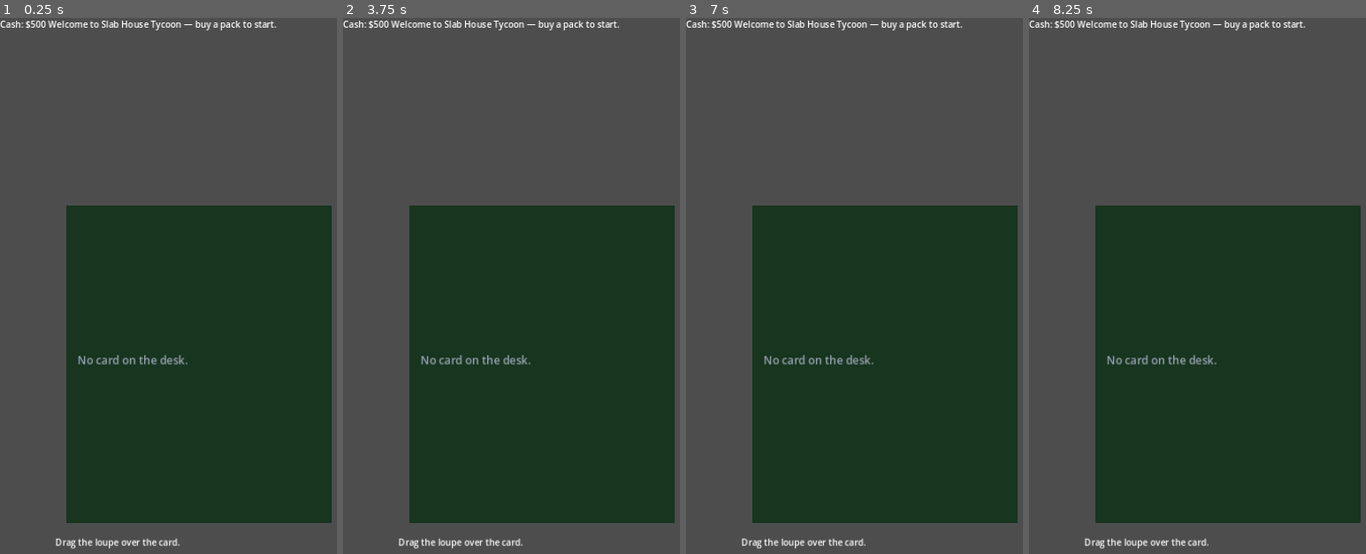
Above: before the commit, frames 1-4 (left to right).
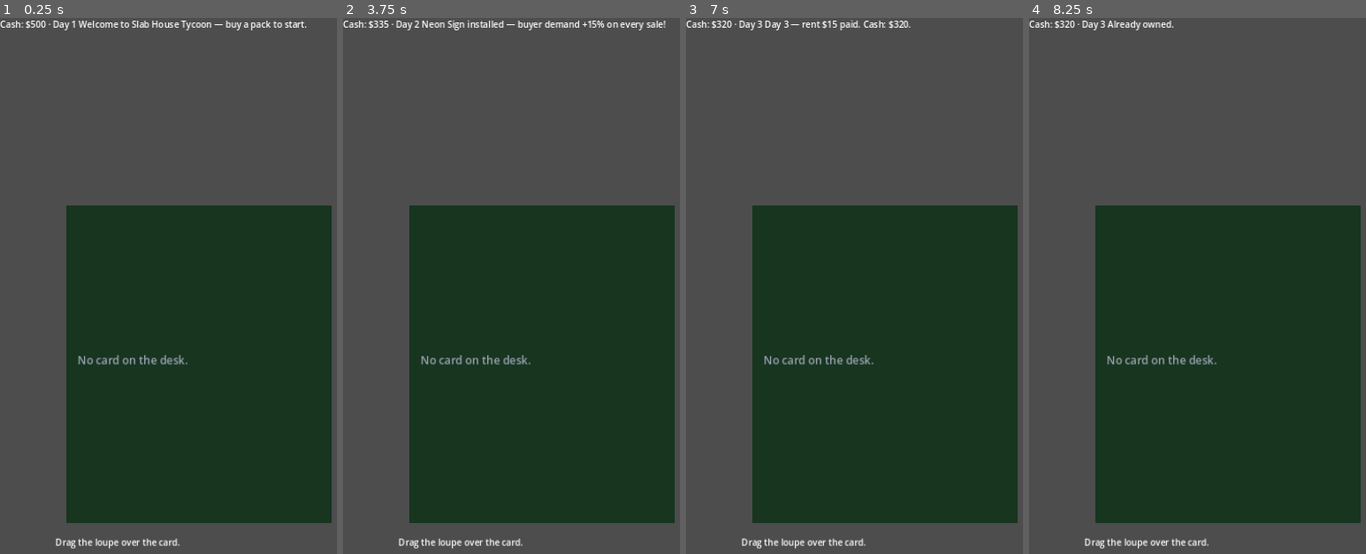
Above: after the commit, the same moments.

Repository: workinmanstrokes/slab-house-tycoon
Game: Godot game, scene res://main.tscn
The game is run twice, just before and just after one commit, with the same random seed, the same clock (stepped at 60 frames per second) and the same inputs.
Inputs (mouse positions are in pixels of both pictures, inside the frame that each line leads up to):
- Up to frame 1 (0.25 s): no input
- Up to frame 2 (3.75 s): tap Enter at 0.5, 2, 3.5 s; drag from (541, 366) to (582, 216) at 0.52 s; tap Space at 1.25, 2.75 s; drag from (460, 409) to (521, 511) at 1.27 s; move the mouse to (582, 216) at 2.02 s; tap H at 2.1 s; tap E at 2.3 s; drag from (521, 511) to (423, 264) at 2.77 s; move the mouse to (659, 478) at 3.52 s; hold A from 3.53 s (still down); tap N at 3.6 s
- Up to frame 3 (7 s): tap Space at 3.77, 3.8, 4.07, 4.25, 6.77 s; release A at 4.25 s; drag from (766, 264) to (824, 194) at 4.27 s; move the mouse to (905, 371) at 5.02 s; hold S 5.03-5.75 s; tap G at 5.1 s; click (905, 371) at 5.17 s; tap P at 5.3 s; drag from (824, 194) to (803, 409) at 5.77 s; move the mouse to (972, 334) at 6.52 s; tap H at 6.6 s; tap E at 6.8 s
- Up to frame 4 (8.25 s): tap Space at 7.07 s; drag from (1146, 409) to (1207, 511) at 7.27 s; move the mouse to (1268, 216) at 8.02 s; hold S from 8.03 s (still down); tap N at 8.1 s

The runs differ from the first frame. In frame 1, 0.6% of the frame differs, in the area x 14-92%, y 0-3%; in frame 2, 0.7%, in the area x 9-96%, y 0-3%; in frame 3, 0.6%; in frame 4, 0.5%.

Commit message:
Tester update (VEX 2.8/10): finish inspection first, transparent grading preview, slabs-only auction, tycoon layer + save, PC controls
- Grading locked until all 4 desk metrics inspected; preview_grading() shows fee, grade range and slab-value range before paying (exact at 4/4)
- Fixed-offer raw sale closes the buy -> inspect -> grade-or-sell loop; auction now takes graded slabs only, bidder caps scale with slab value and rarity demand
- New Tycoon: day progression, $15/day rent, Neon Sign upgrade ($150, +15% buyer demand), save/load with auto-save after every money move
- PC keyboard controls locked first (G/P/S/A/H/Space/E/N); docs/controls.md records the one-device mobile touch pass as not yet run
- README: economy table, controls, and release plan (single-player vs AI bidders, paid one-time, parody IP, discoverability note vs Roblox House Tycoon)

Diff:
--- a/scripts/auction.gd
+++ b/scripts/auction.gd
@@ -1,9 +1,12 @@
 class_name Auction
 extends Node
-## Single-player Whatnot-style live auction.
+## Single-player Whatnot-style live auction — for graded slabs only.
 ## 15-second countdown, Hype Chat button boosts bidder momentum,
 ## three AI bidders with distinct behaviour, manual Gavel Slam.
 ## A bid in the final 3 seconds adds 2 seconds (max 2 extensions).
+## Bids respond to the card: bidder caps scale with the slab's value
+## (rarity + grade) and with a rarity-demand factor, so a Secret 10
+## draws far bigger jumps than a Common 7.
 
 signal ticked(time_left: float, bid: int, leader: String)
 signal chat_line(who: String, text: String)
@@ -12,9 +15,12 @@
 const DURATION := 15.0
 const BIDDER_CAPS := {"whale": 2.5, "snipe": 1.8, "bargain": 1.2}
 const BIDDER_NAMES := {"whale": "Whale 🐋", "snipe": "SnipeBot 🤖", "bargain": "BargainHunter 🤑"}
+## How much extra heat each rarity draws from bidders, on top of value.
+const RARITY_DEMAND := {"common": 1.0, "uncommon": 1.1, "rare": 1.25, "ultra": 1.5, "secret": 2.0}
 
 var card: CardData = null
 var value: int = 0
+var demand: float = 1.0
 var time_left: float = DURATION
 var bid: int = 0
 var leader: String = ""
@@ -25,9 +31,17 @@
 var final_bid: int = 0
 var _timer: float = 0.0
 
-func start_auction(c: CardData) -> void:
+## Opens the auction. Returns {ok, reason}. Raw cards are refused:
+## the auction is the payoff for graded slabs, and a raw card already
+## has its fixed-offer sale (Economy.fixed_offer).
+func start_auction(c: CardData) -> Dictionary:
+	if c == null:
+		return {"ok": false, "reason": "No card on the desk."}
+	if not c.graded:
+		return {"ok": false, "reason": "Auctions are for graded slabs — grade the card first, or sell it raw for the fixed offer."}
 	card = c
 	value = c.value()
+	demand = RARITY_DEMAND.get(c.rarity, 1.0)
 	bid = maxi(1, int(round(value * 0.5)))
 	time_left = DURATION
 	leader = ""
@@ -37,6 +51,7 @@
 	winner = ""
 	final_bid = 0
 	chat_line.emit("📢", "Auction open for %s — starting at $%d!" % [c.card_name, bid])
+	return {"ok": true}
 
 func hype_chat() -> void:
 	if over:
@@ -52,7 +67,7 @@
 		_finish()
 
 func _try_bid(bidder: String, pct: float) -> bool:
-	var cap: int = int(round(value * BIDDER_CAPS[bidder]))
+	var cap: int = int(round(value * BIDDER_CAPS[bidder] * demand))
 	var next_bid: int = bid + maxi(1, int(round(bid * pct)))
 	if next_bid > cap:
 		return false
--- a/scripts/economy.gd
+++ b/scripts/economy.gd
@@ -11,6 +11,9 @@
 var cash: int = START_CASH
 var inventory: Array[CardData] = []
 var stats := {"packs": 0, "graded": 0, "sold": 0, "auctions": 0, "earned": 0}
+## Buyer-demand multiplier from shop upgrades (Tycoon: Neon Sign = 1.15).
+## Applies to every cash sale — raw, slab, and fixed offers.
+var demand_mult: float = 1.0
 
 func buy_pack(set_key: String) -> Dictionary:
 	if not CardData.SETS.has(set_key):
@@ -39,18 +42,44 @@
 			inventory_changed.emit()
 			return
 
+## Standing fixed cash offer for a raw card — the placeholder sale that
+## closes the buy -> inspect -> grade-or-sell loop even before the
+## auction is reached. A graded slab never sells raw; sell it as a slab.
+func fixed_offer(uid: int) -> Dictionary:
+	var card := find_card(uid)
+	if card == null:
+		return {"ok": false, "reason": "Card not found."}
+	if card.graded:
+		return {"ok": false, "reason": "Already slabbed — sell it as a slab instead."}
+	var amount: int = maxi(1, int(round(card.base_value * demand_mult)))
+	return {"ok": true, "amount": amount}
+
 func raw_sell(uid: int) -> Dictionary:
 	var card := find_card(uid)
 	if card == null:
 		return {"ok": false, "reason": "Card not found."}
 	if card.graded:
 		return {"ok": false, "reason": "Already slabbed — sell it as a slab instead."}
-	cash += card.base_value
+	var amount: int = maxi(1, int(round(card.base_value * demand_mult)))
+	cash += amount
 	stats["sold"] += 1
-	stats["earned"] += card.base_value
+	stats["earned"] += amount
 	remove_card(uid)
 	cash_changed.emit(cash)
-	return {"ok": true, "amount": card.base_value}
+	return {"ok": true, "amount": amount}
+
+## What grading will cost and what it will return, BEFORE the player
+## pays. `inspected` is the desk's inspected dictionary; unrevealed
+## metrics widen the grade/value range, a full inspection pins it exact.
+func grading_preview(uid: int, inspected: Dictionary) -> Dictionary:
+	var card := find_card(uid)
+	if card == null:
+		return {"ok": false, "reason": "Card not found."}
+	if card.graded:
+		return {"ok": false, "reason": "Already graded."}
+	var preview: Dictionary = Grading.preview_grading(card, inspected)
+	preview["ok"] = true
+	return preview
 
 func submit_grading(uid: int) -> Dictionary:
 	var card := find_card(uid)
@@ -71,7 +100,7 @@
 	var card := find_card(uid)
 	if card == null:
 		return {"ok": false, "reason": "Card not found."}
-	var amount: int = card.value()
+	var amount: int = maxi(1, int(round(card.value() * demand_mult)))
 	cash += amount
 	stats["sold"] += 1
 	stats["earned"] += amount
--- a/scripts/grading.gd
+++ b/scripts/grading.gd
@@ -23,6 +23,44 @@
 static func surface_score(card: CardData) -> float:
 	return maxf(1.0, 10.0 - 2.0 * card.surface_lines)
 
+## Transparent grading preview — shown BEFORE the player pays.
+## Returns {fee, grade_min, grade_max, value_min, value_max,
+## fully_inspected}. A metric already revealed at the desk pins its real
+## sub-score; an unrevealed metric can still be anything (1.0..10.0), so
+## it widens the range. Once all 4 metrics are inspected the range
+## collapses to the exact grade — the player always knows the outcome
+## before paying the fee. Same weights as grade_card(), so the preview
+## can never disagree with the result.
+static func preview_grading(card: CardData, inspected: Dictionary) -> Dictionary:
+	var subs := {
+		"centering": centering_score(card),
+		"corners": corners_score(card),
+		"edges": edges_score(card),
+		"surface": surface_score(card),
+	}
+	var weights := {"centering": 0.30, "corners": 0.25, "edges": 0.20, "surface": 0.25}
+	var low := 0.0
+	var high := 0.0
+	for k in subs:
+		if inspected.get(k, false):
+			low += weights[k] * subs[k]
+			high += weights[k] * subs[k]
+		else:
+			low += weights[k] * 1.0
+			high += weights[k] * 10.0
+	var grade_min: int = clampi(int(round(low)), 1, 10)
+	var grade_max: int = clampi(int(round(high)), 1, 10)
+	var value_min: int = maxi(1, int(round(card.base_value * GRADE_MULT[grade_min])))
+	var value_max: int = maxi(1, int(round(card.base_value * GRADE_MULT[grade_max])))
+	return {
+		"fee": FEE,
+		"grade_min": grade_min,
+		"grade_max": grade_max,
+		"value_min": value_min,
+		"value_max": value_max,
+		"fully_inspected": grade_min == grade_max,
+	}
+
 ## Returns {grade, subs, mult, value}. Also stamps the card as graded.
 static func grade_card(card: CardData) -> Dictionary:
 	var c := centering_score(card)
--- a/scripts/main.gd
+++ b/scripts/main.gd
@@ -3,7 +3,21 @@
 ## Entry point / screen glue for the Godot version.
 ## The full playable implementation lives in the web build
 ## (index.html); this wires the same systems together in Godot:
-## Economy (packs/selling/grading) + InspectionDesk + Auction.
+## Economy (packs/selling/grading) + InspectionDesk + Auction + Tycoon
+## (days, rent, Neon Sign upgrade, save/load).
+##
+## The loop, in order — nothing is skippable:
+##   1. Buy a pack, pull a card, put it on the desk.
+##   2. Inspect all 4 metrics (centering / corners / edges / surface).
+##      Grading stays locked until 4/4 — the inspection result decides
+##      whether the card is worth grading at all.
+##   3. Preview grading (P): fee + grade range + slab value range,
+##      exact once fully inspected. Then grade (G) or sell raw (S)
+##      for the standing fixed offer.
+##   4. Graded slabs go to the live auction (A); raw cards cannot.
+##   5. End the day (E): $15 rent, then the day ticks. Save is
+##      automatic after every money move.
+## PC controls are in docs/controls.md.
 
 @onready var economy: Economy = $Economy
 @onready var auction: Auction = $Auction
@@ -12,17 +26,59 @@
 @onready var message_label: Label = $UI/TopBar/MessageLabel
 @onready var desk_status: Label = $DeskPanel/DeskStatus
 
+var tycoon: Tycoon = null
+
 func _ready() -> void:
+	tycoon = Tycoon.new()
+	add_child(tycoon)
+	tycoon.day_changed.connect(_on_day_changed)
 	economy.cash_changed.connect(_on_cash_changed)
 	desk.metric_revealed.connect(_on_metric_revealed)
 	desk.all_inspected.connect(_on_all_inspected)
 	auction.chat_line.connect(_on_auction_chat)
 	auction.finished.connect(_on_auction_finished)
+	var loaded: Dictionary = tycoon.load_game(economy)
+	if loaded["ok"]:
+		message_label.text = "Save loaded — Day %d, %d cards in the shop." % [loaded["day"], loaded["cards"]]
+	else:
+		message_label.text = "Welcome to Slab House Tycoon — buy a pack to start."
 	_on_cash_changed(economy.cash)
-	message_label.text = "Welcome to Slab House Tycoon — buy a pack to start."
+
+func _save() -> void:
+	if tycoon != null:
+		tycoon.save_game(economy)
+
+## PC controls (locked first — see docs/controls.md).
+## G grade · P grading preview · S sell raw · A auction · H hype ·
+## Space gavel · E end day · N buy Neon Sign.
+func _unhandled_input(event: InputEvent) -> void:
+	if event is InputEventKey and event.pressed and not event.echo:
+		match event.keycode:
+			KEY_G:
+				_on_submit_grading_pressed()
+			KEY_P:
+				_on_preview_grading_pressed()
+			KEY_S:
+				_on_raw_sell_pressed()
+			KEY_A:
+				_on_start_auction_pressed()
+			KEY_H:
+				_on_hype_pressed()
+			KEY_SPACE:
+				_on_gavel_pressed()
+			KEY_E:
+				_on_end_day_pressed()
+			KEY_N:
+				_on_buy_neon_sign_pressed()
 
 func _on_cash_changed(new_cash: int) -> void:
-	cash_label.text = "Cash: $%d" % new_cash
+	if tycoon != null:
+		cash_label.text = "Cash: $%d · Day %d" % [new_cash, tycoon.day]
+	else:
+		cash_label.text = "Cash: $%d" % new_cash
+
+func _on_day_changed(_new_day: int) -> void:
+	_on_cash_changed(economy.cash)
 
 func _on_metric_revealed(metric: String) -> void:
 	desk_status.text = "Revealed: %s (%d/4 metrics)" % [metric, desk.inspected_count()]
@@ -30,7 +86,7 @@
 		desk_status.text += " — grading unlocked!"
 
 func _on_all_inspected() -> void:
-	message_label.text = "All 4 metrics inspected — submit for grading!"
+	message_label.text = "All 4 metrics inspected — press P to preview grading, G to submit!"
 
 func _on_auction_chat(who: String, text: String) -> void:
 	print("[auction] %s: %s" % [who, text])
@@ -45,6 +101,7 @@
 		message_label.text = "SOLD to %s for $%d!" % [Auction.BIDDER_NAMES[winner], final_bid]
 	else:
 		message_label.text = "Auction ended with no bids — card returned."
+	_save()
 
 # --- UI button hooks (connect in the editor or from _ready) ---
 func _on_buy_pack_pressed(set_key: String) -> void:
@@ -53,16 +110,33 @@
 		message_label.text = "Opened a pack — %d cards pulled!" % (r["cards"] as Array).size()
 		if not (r["cards"] as Array).is_empty():
 			desk.set_card((r["cards"] as Array)[0])
+		_save()
 	else:
 		message_label.text = r["reason"]
 
+func _on_preview_grading_pressed() -> void:
+	if desk.card == null:
+		return
+	var p: Dictionary = economy.grading_preview(desk.card.uid, desk.inspected)
+	if not p["ok"]:
+		message_label.text = p["reason"]
+		return
+	if p["fully_inspected"]:
+		message_label.text = "Grading preview: $%d fee — grade %d exactly, slab worth $%d." % [p["fee"], p["grade_min"], p["value_min"]]
+	else:
+		message_label.text = "Grading preview: $%d fee — grade %d–%d, slab worth $%d–$%d. Inspect all 4 metrics to pin it." % [p["fee"], p["grade_min"], p["grade_max"], p["value_min"], p["value_max"]]
+
 func _on_submit_grading_pressed() -> void:
 	if desk.card == null:
+		return
+	if desk.inspected_count() < 4:
+		message_label.text = "Finish inspection first: %d/4 metrics — grading unlocks at 4/4." % desk.inspected_count()
 		return
 	var r: Dictionary = economy.submit_grading(desk.card.uid)
 	if r["ok"]:
 		var res: Dictionary = r["result"]
 		message_label.text = "Slabbed! Grade %d (%.1fx) — worth $%d" % [res["grade"], res["mult"], res["value"]]
+		_save()
 	else:
 		message_label.text = r["reason"]
 
@@ -71,15 +145,40 @@
 		return
 	var r: Dictionary = economy.raw_sell(desk.card.uid)
 	message_label.text = "Sold raw for $%d." % r["amount"] if r["ok"] else r["reason"]
+	if r["ok"]:
+		_save()
 
 func _on_start_auction_pressed() -> void:
 	if desk.card == null:
 		return
-	auction.start_auction(desk.card)
-	message_label.text = "Auction live for %s!" % desk.card.card_name
+	var r: Dictionary = auction.start_auction(desk.card)
+	if r["ok"]:
+		message_label.text = "Auction live for %s!" % desk.card.card_name
+	else:
+		message_label.text = r["reason"]
 
 func _on_hype_pressed() -> void:
+	if auction.card == null or auction.over:
+		return
 	auction.hype_chat()
 
 func _on_gavel_pressed() -> void:
+	if auction.card == null or auction.over:
+		return
 	auction.gavel_slam()
+
+func _on_end_day_pressed() -> void:
+	var r: Dictionary = tycoon.end_day(economy)
+	if r["shortfall"] > 0:
+		message_label.text = "Day %d — rent $%d due, paid $%d ($%d short). Cash: $%d." % [r["day"], r["rent_due"], r["rent_paid"], r["shortfall"], r["cash"]]
+	else:
+		message_label.text = "Day %d — rent $%d paid. Cash: $%d." % [r["day"], r["rent_due"], r["cash"]]
+	_save()
+
+func _on_buy_neon_sign_pressed() -> void:
+	var r: Dictionary = tycoon.buy_upgrade(economy, "neon_sign")
+	if r["ok"]:
+		message_label.text = "Neon Sign installed — buyer demand +15% on every sale!"
+		_save()
+	else:
+		message_label.text = r["reason"]
--- /dev/null
+++ b/scripts/tycoon.gd
@@ -0,0 +1,147 @@
+class_name Tycoon
+extends Node
+## Minimum tycoon layer for the Godot build: day progression, daily
+## rent, one shop upgrade, and save/load. The web build already has the
+## fuller upgrade list (lamp, calipers, prep station, bulk account, VIP
+## slots); this is the Godot parity slice — one upgrade that visibly
+## changes buyer demand, plus the daily cost that makes cash matter.
+## Main creates this node in _ready; no scene edit is needed.
+
+signal day_changed(new_day: int)
+signal upgrade_bought(upgrade_key: String)
+
+const SAVE_PATH := "user://slab-house-save.json"
+const RENT_PER_DAY := 15
+
+const UPGRADES := {
+	"neon_sign": {
+		"name": "Neon Sign",
+		"cost": 150,
+		"desc": "+15% buyer demand: raw sales, slab sales and fixed offers pay more.",
+	},
+}
+
+var day: int = 1
+var owned_upgrades: Array[String] = []
+
+func demand_mult() -> float:
+	return 1.15 if owned_upgrades.has("neon_sign") else 1.0
+
+func buy_upgrade(economy: Economy, key: String) -> Dictionary:
+	if not UPGRADES.has(key):
+		return {"ok": false, "reason": "Unknown upgrade."}
+	if owned_upgrades.has(key):
+		return {"ok": false, "reason": "Already owned."}
+	var cost: int = UPGRADES[key]["cost"]
+	if economy.cash < cost:
+		return {"ok": false, "reason": "Need $%d for the %s." % [cost, UPGRADES[key]["name"]]}
+	economy.cash -= cost
+	economy.cash_changed.emit(economy.cash)
+	owned_upgrades.append(key)
+	economy.demand_mult = demand_mult()
+	upgrade_bought.emit(key)
+	return {"ok": true, "name": UPGRADES[key]["name"], "cost": cost}
+
+## Ends the day: rent comes out of cash (never below $0 — the unpaid
+## remainder is reported as a shortfall, not hidden), then the day ticks.
+func end_day(economy: Economy) -> Dictionary:
+	var paid: int = mini(RENT_PER_DAY, economy.cash)
+	economy.cash -= paid
+	economy.cash_changed.emit(economy.cash)
+	day += 1
+	day_changed.emit(day)
+	return {
+		"ok": true,
+		"rent_due": RENT_PER_DAY,
+		"rent_paid": paid,
+		"shortfall": RENT_PER_DAY - paid,
+		"day": day,
+		"cash": economy.cash,
+	}
+
+func save_game(economy: Economy) -> Dictionary:
+	var cards: Array = []
+	for c in economy.inventory:
+		cards.append(_card_to_dict(c))
+	var data := {
+		"version": 1,
+		"cash": economy.cash,
+		"day": day,
+		"upgrades": owned_upgrades,
+		"stats": economy.stats,
+		"cards": cards,
+	}
+	var f := FileAccess.open(SAVE_PATH, FileAccess.WRITE)
+	if f == null:
+		return {"ok": false, "reason": "Could not open the save file."}
+	f.store_string(JSON.stringify(data))
+	return {"ok": true}
+
+func load_game(economy: Economy) -> Dictionary:
+	if not FileAccess.file_exists(SAVE_PATH):
+		return {"ok": false, "reason": "No save found."}
+	var f := FileAccess.open(SAVE_PATH, FileAccess.READ)
+	if f == null:
+		return {"ok": false, "reason": "Could not open the save file."}
+	var parsed: Variant = JSON.parse_string(f.get_as_text())
+	if parsed == null or not (parsed is Dictionary):
+		return {"ok": false, "reason": "Save file is corrupt."}
+	var data: Dictionary = parsed
+	economy.cash = int(data.get("cash", Economy.START_CASH))
+	day = int(data.get("day", 1))
+	owned_upgrades.clear()
+	for u in data.get("upgrades", []):
+		owned_upgrades.append(String(u))
+	economy.demand_mult = demand_mult()
+	var saved_stats: Dictionary = data.get("stats", {})
+	for k in saved_stats:
+		if economy.stats.has(k):
+			economy.stats[k] = int(saved_stats[k])
+	economy.inventory.clear()
+	var max_uid := 0
+	for d in data.get("cards", []):
+		var c := _dict_to_card(d)
+		economy.inventory.append(c)
+		max_uid = maxi(max_uid, c.uid)
+	CardData._next_uid = max_uid + 1
+	economy.cash_changed.emit(economy.cash)
+	economy.inventory_changed.emit()
+	day_changed.emit(day)
+	return {"ok": true, "day": day, "cards": economy.inventory.size()}
+
+func _card_to_dict(c: CardData) -> Dictionary:
+	return {
+		"uid": c.uid, "set_key": c.set_key, "set_name": c.set_name,
+		"card_name": c.card_name, "title": c.title, "rarity": c.rarity,
+		"art": c.art, "base_value": c.base_value,
+		"centering_lr": c.centering_lr, "centering_tb": c.centering_tb,
+		"corners_whitened": c.corners_whitened, "edge_wear": c.edge_wear,
+		"surface_lines": c.surface_lines, "graded": c.graded,
+		"grade": c.grade, "grade_mult": c.grade_mult,
+		"slab_value": c.slab_value,
+	}
+
+func _dict_to_card(d: Dictionary) -> CardData:
+	var c := CardData.new()
+	c.uid = int(d.get("uid", 0))
+	c.set_key = String(d.get("set_key", ""))
+	c.set_name = String(d.get("set_name", ""))
+	c.card_name = String(d.get("card_name", ""))
+	c.title = String(d.get("title", ""))
+	c.rarity = String(d.get("rarity", "common"))
+	c.art = String(d.get("art", "🃏"))
+	c.base_value = int(d.get("base_value", 1))
+	c.centering_lr = int(d.get("centering_lr", 50))
+	c.centering_tb = int(d.get("centering_tb", 50))
+	var corners: Array[bool] = [false, false, false, false]
+	var saved_corners: Array = d.get("corners_whitened", [])
+	for i in mini(4, saved_corners.size()):
+		corners[i] = bool(saved_corners[i])
+	c.corners_whitened = corners
+	c.edge_wear = int(d.get("edge_wear", 0))
+	c.surface_lines = int(d.get("surface_lines", 0))
+	c.graded = bool(d.get("graded", false))
+	c.grade = int(d.get("grade", 0))
+	c.grade_mult = float(d.get("grade_mult", 1.0))
+	c.slab_value = int(d.get("slab_value", 0))
+	return c
Not shown, added: docs/controls.md
